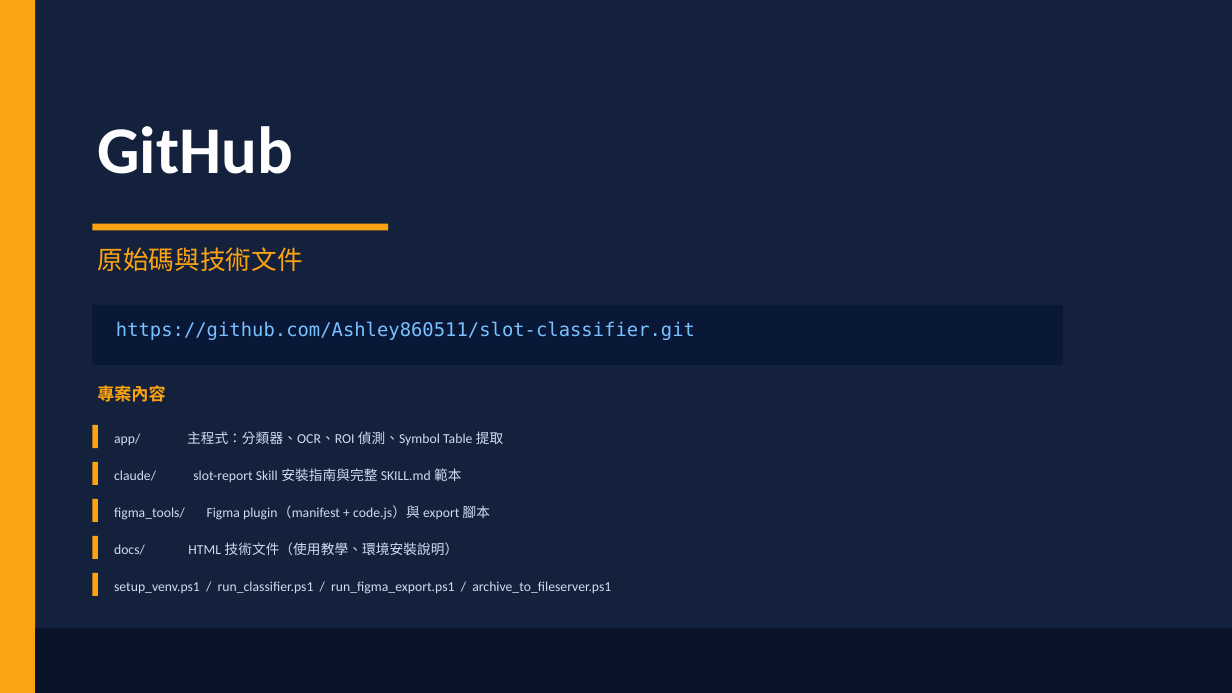
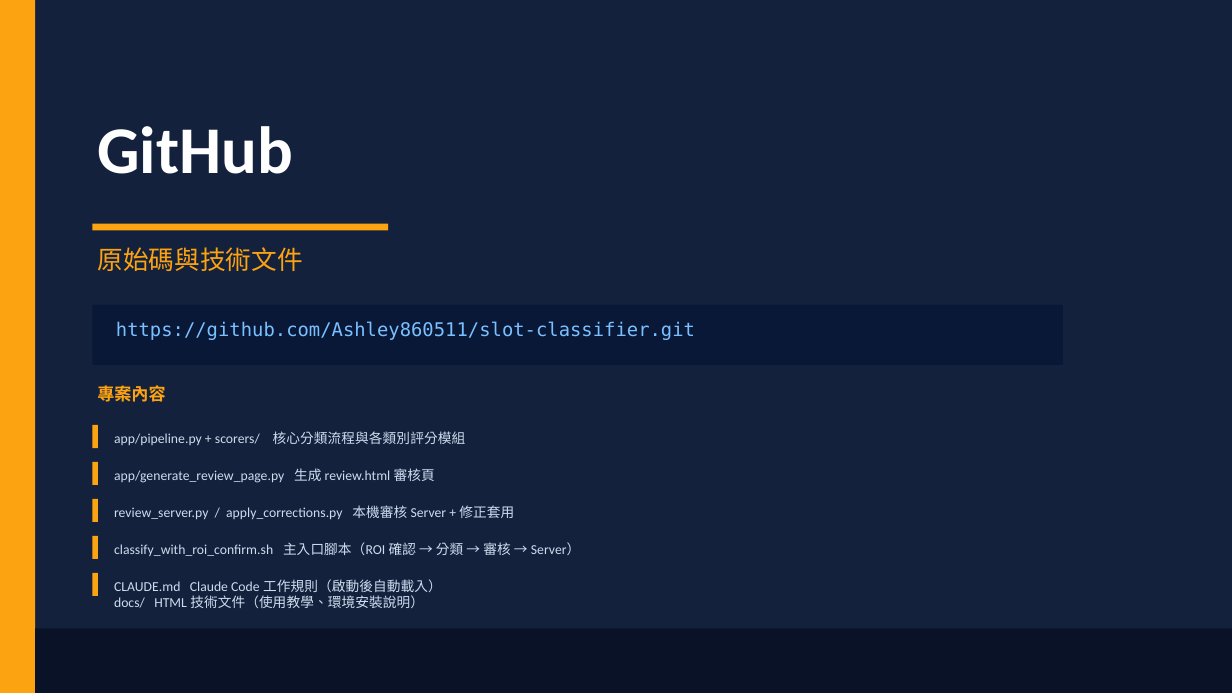
Before and after one commit to Ashley860511/slot-classifier, a slide deck: slide 11 of docs/slot_classifier_share.pptx. Drawn at 1232x693 pixels with LibreOffice and Linux fonts; fonts in the diff are those of the drawing. Boxes give left, top, right and bottom in pixels: in the first picture for what was removed or moved away, otherwise in the second. Text is boxed around its words. In the diff, an @@ line names an element or a change of style, - is before the commit and + after.

```diff
--- a/docs/slot_classifier_share.pptx
+++ b/docs/slot_classifier_share.pptx
@@ text at box(114, 431, 466, 445): text changed @@
-app/ 主程式：分類器、OCR、ROI 偵測、Symbol Table 提取
+app/pipeline.py + scorers/ 核心分類流程與各類別評分模組
@@ text at box(114, 468, 435, 483): text changed @@
-claude/ slot-report Skill 安裝指南與完整 SKILL.md 範本
+app/generate_review_page.py 生成 review.html 審核頁
@@ text at box(114, 505, 514, 519): text changed @@
-figma_tools/ Figma plugin（manifest + code.js）與 export 腳本
+review_server.py / apply_corrections.py 本機審核 Server + 修正套用
@@ text at box(114, 542, 580, 556): text changed @@
-docs/ HTML 技術文件（使用教學、環境安裝說明）
+classify_with_roi_confirm.sh 主入口腳本（ROI 確認 → 分類 → 審核 → Server）
@@ text at box(114, 579, 441, 608): text changed @@
-setup_venv.ps1 / run_classifier.ps1 / run_figma_export.ps1 / archive_to_fileserver.ps1
+CLAUDE.md Claude Code 工作規則（啟動後自動載入）
+docs/ HTML 技術文件（使用教學、環境安裝說明）
```
Also in this commit, not shown: 10 other slides changed, 1 slide added, 1 slide removed.
